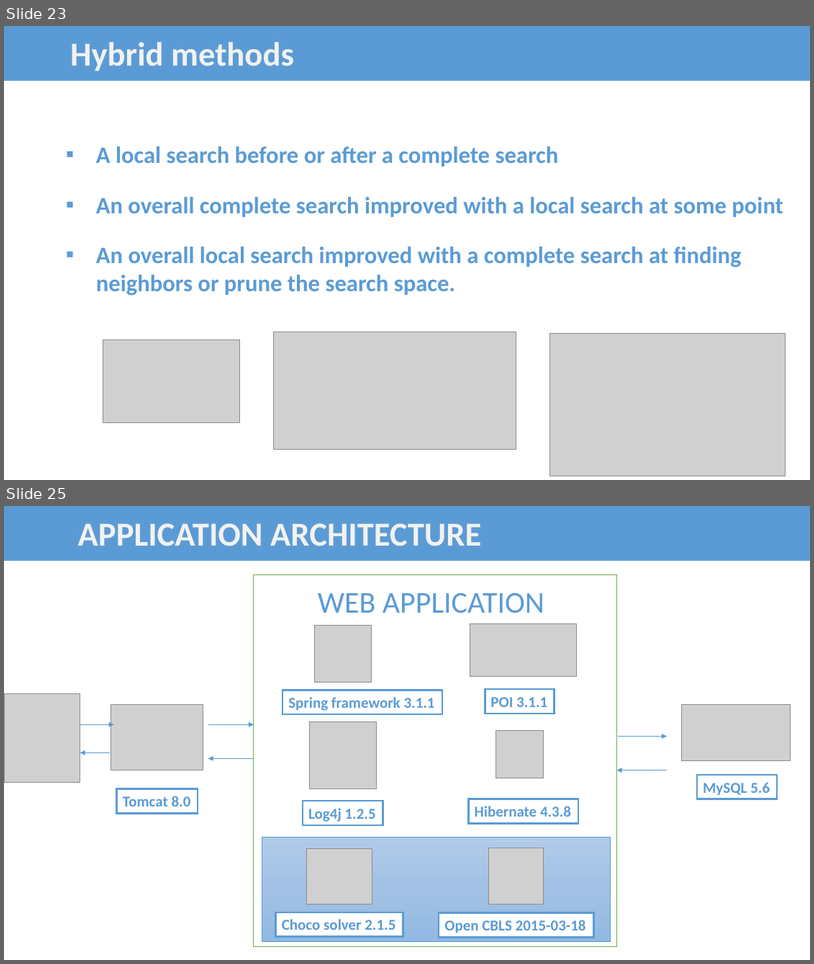
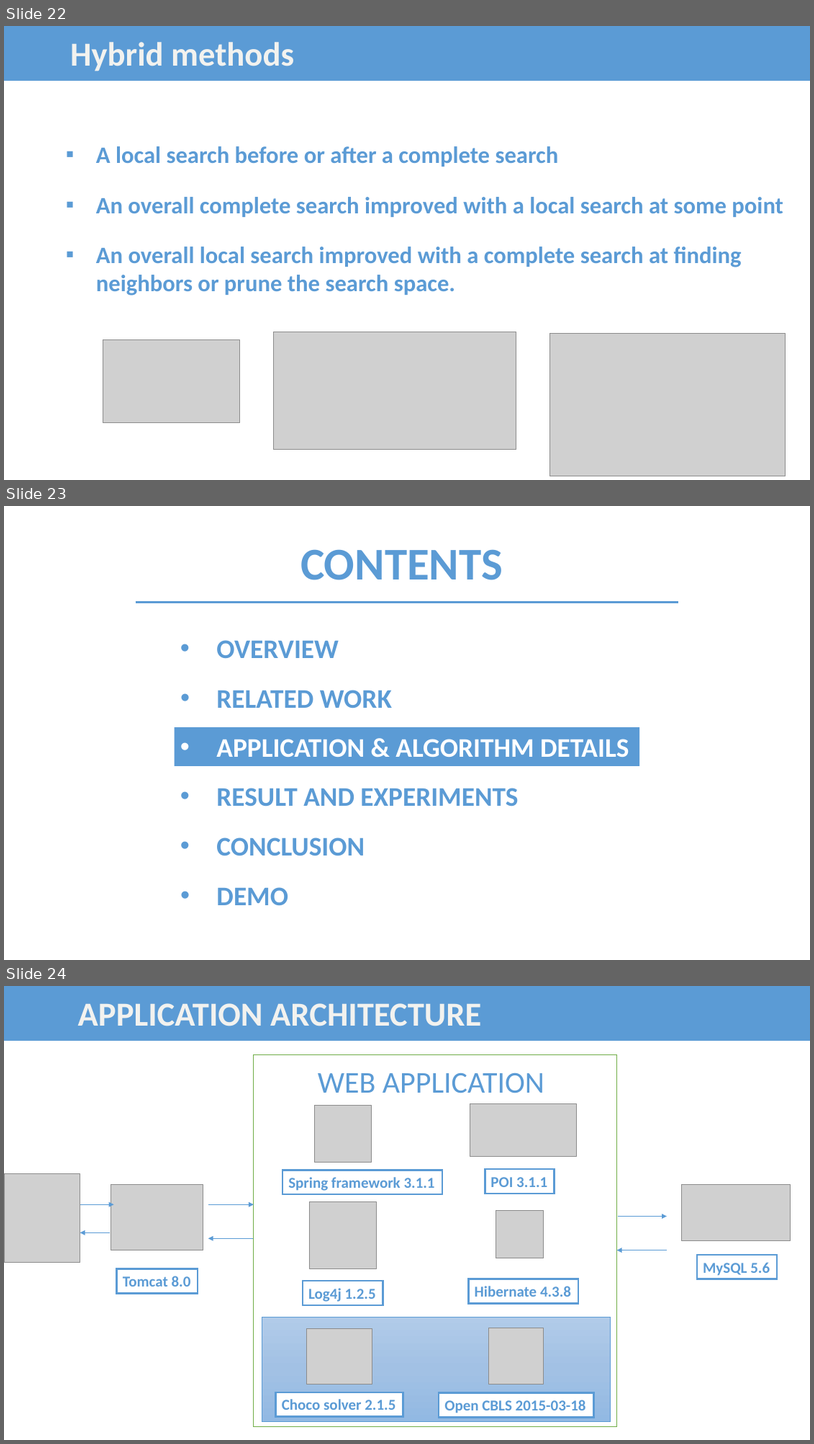
Before and after one commit to bee-lullaby/FinalProject, a slide deck: Documents/FUTimetabling_Presentation_Ver3.pptx. Shown one above the other, each under a label of ours: slides 23 and 25 before the commit, slides 22, 23 and 24 after it; the slides between them are not shown. The pictures are 814x964 and 814x1444 pixels, drawn with LibreOffice and Linux fonts; fonts in the diff are those of the drawing; grey boxes stand for pictures. Boxes give left, top, right and bottom in pixels: in the first picture for what was removed or moved away, otherwise in the second. Text is boxed around its words. In the diff, an @@ line names an element or a change of style, - is before the commit and + after.

```diff
--- a/Documents/FUTimetabling_Presentation_Ver3.pptx
+++ b/Documents/FUTimetabling_Presentation_Ver3.pptx
@@ slide 23 added at (x1=4, y1=506, x2=810, y2=960), background #FFFFFF @@
@@ text added at (x1=301, y1=549, x2=503, y2=580), 54 pt, text #5B9BD5, bold @@
+CONTENTS
@@ line added from (135, 602) to (679, 602), #5B9BD5 2.25 pt @@
@@ group added at (x1=175, y1=640, x2=640, y2=905): 5 texts, 1 rectangle @@
+• OVERVIEW
+• RELATED WORK
+• APPLICATION & ALGORITHM DETAILS
+• RESULT AND EXPERIMENTS
+• CONCLUSION
+• DEMO
@@ what was slide 23 is now slide 22 @@
@@ what was slide 25 is now slide 24 @@
```
Also in this commit, not shown: 5 slides changed, 3 other slides added, 5 slides removed.
